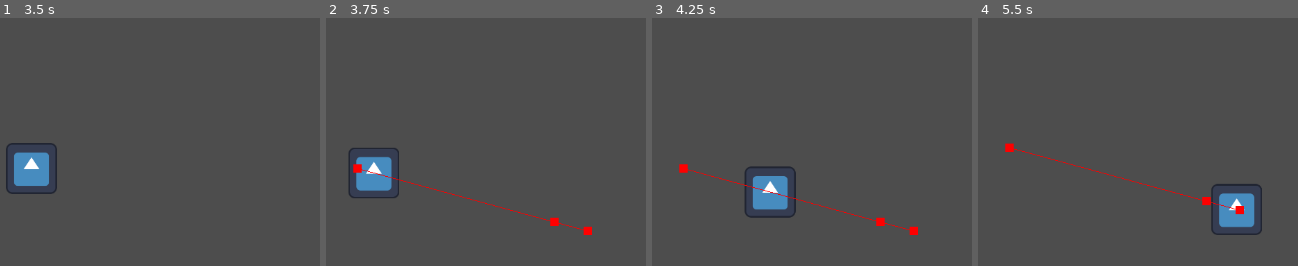
Above: before the commit, frames 1-4 (left to right).
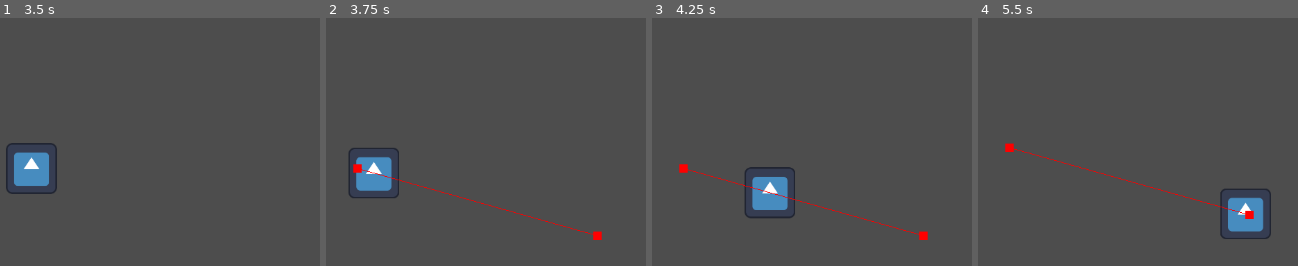
Above: after the commit, the same moments.

Repository: johannfh/RiftStrike
Game: Godot game, scene res://scenes/World.tscn
Same seed, same stepped clock (60 frames per second), same inputs: the game is played once before the commit and once after it. The engine's default icon, where the game draws it, is replaced by a stand-in: a white triangle on a blue panel in a dark square.
Inputs (mouse positions are in pixels of both pictures, inside the frame that each line leads up to):
- Up to frame 1 (3.5 s): tap Enter at 0.5, 2 s; move the mouse to (208, 146) at 0.52 s; tap S (camera_down) at 0.6 s; tap Space at 1.25, 2.75 s; move the mouse to (outside the picture) at 1.27 s; tap A (camera_left) at 1.35 s; move the mouse to (112, 70) at 2.02 s; tap D (camera_right) at 2.1 s; move the mouse to (outside the picture) at 2.77 s; tap W (camera_up) at 2.85 s
- Up to frame 2 (3.75 s): tap Enter at 3.5 s; move the mouse to (598, 236) at 3.52 s; right-click (598, 236) at 3.6 s
- Up to frame 3 (4.25 s): no input
- Up to frame 4 (5.5 s): move the mouse to (outside the picture) at 4.27 s; tap Shift (shift) at 4.35 s; move the mouse to (1048, 169) at 5.02 s; tap S (camera_down) at 5.1 s

Frame 1 is identical in both runs. In frame 2, 0.8% of the frame differs, in the area x 12-87%, y 58-90%; in frame 3, 1.1%; in frame 4, 2.6%, in the area x 14-92%, y 53-90%.

Commit message:
change NavigationRegion area

Diff:
--- a/scenes/World.tscn
+++ b/scenes/World.tscn
@@ -5,9 +5,9 @@
 [ext_resource type="PackedScene" uid="uid://cxi70ygv1ky5l" path="res://units/BasicUnit.tscn" id="3_0vtaq"]
 
 [sub_resource type="NavigationPolygon" id="NavigationPolygon_c6t31"]
-vertices = PackedVector2Array(238.992, -97.5938, 333.469, -58.4063, 120.852, 6.72656, 129, -45.7031, 115.094, -72.5703, 123.891, -74.1797, 84.2734, -28.3828, 85.1016, 82.0781, -110.508, 54.8125, -140.977, -3.64844, -41.5, -69.9688)
-polygons = Array[PackedInt32Array]([PackedInt32Array(0, 1, 2, 3), PackedInt32Array(3, 4, 5), PackedInt32Array(3, 5, 0), PackedInt32Array(6, 3, 2, 7), PackedInt32Array(7, 8, 9, 10, 6)])
-outlines = Array[PackedVector2Array]([PackedVector2Array(-154, -7, -117, 64, 91, 93, 128, 15, 363, -57, 240, -108, 122, -84, 100, -80, 115, -51, 84, -39, -43, -81)])
+vertices = PackedVector2Array(179.672, 122.758, -197.859, 114.219, -195.133, -82.0469, 173.297, -83.9375)
+polygons = Array[PackedInt32Array]([PackedInt32Array(0, 1, 2, 3)])
+outlines = Array[PackedVector2Array]([PackedVector2Array(-205, -92, -208, 124, 190, 133, 183, -94)])
 
 [node name="World" type="Node2D"]
 script = ExtResource("1_1lukw")
